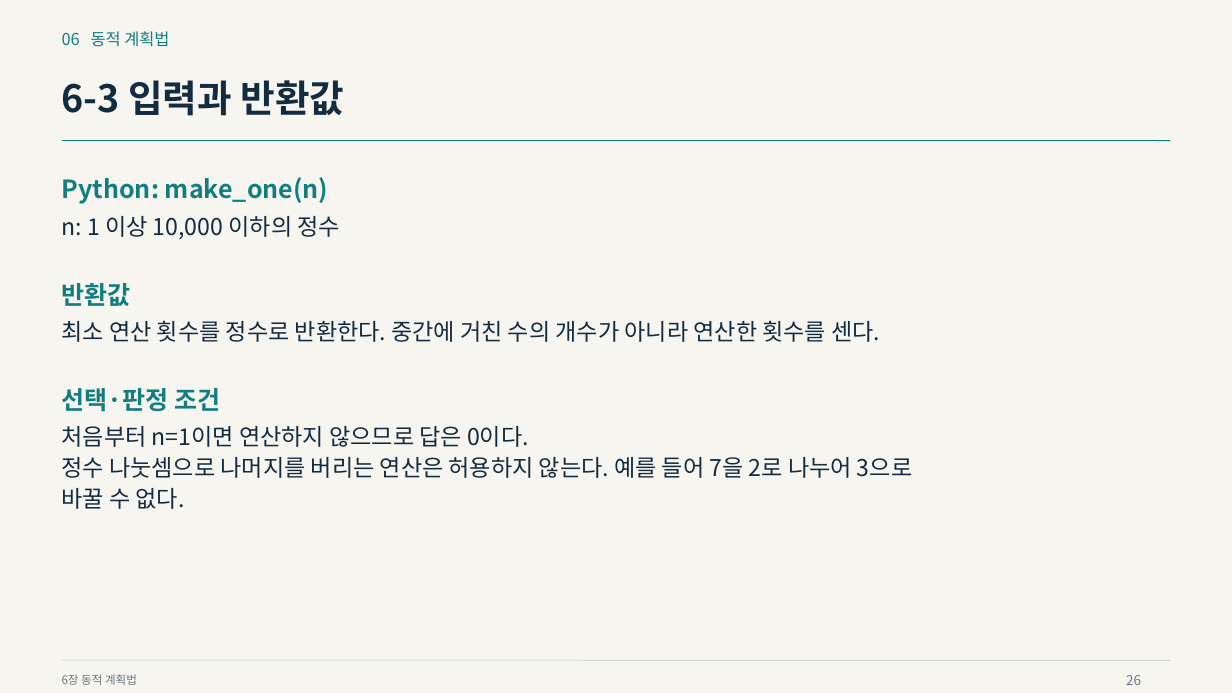
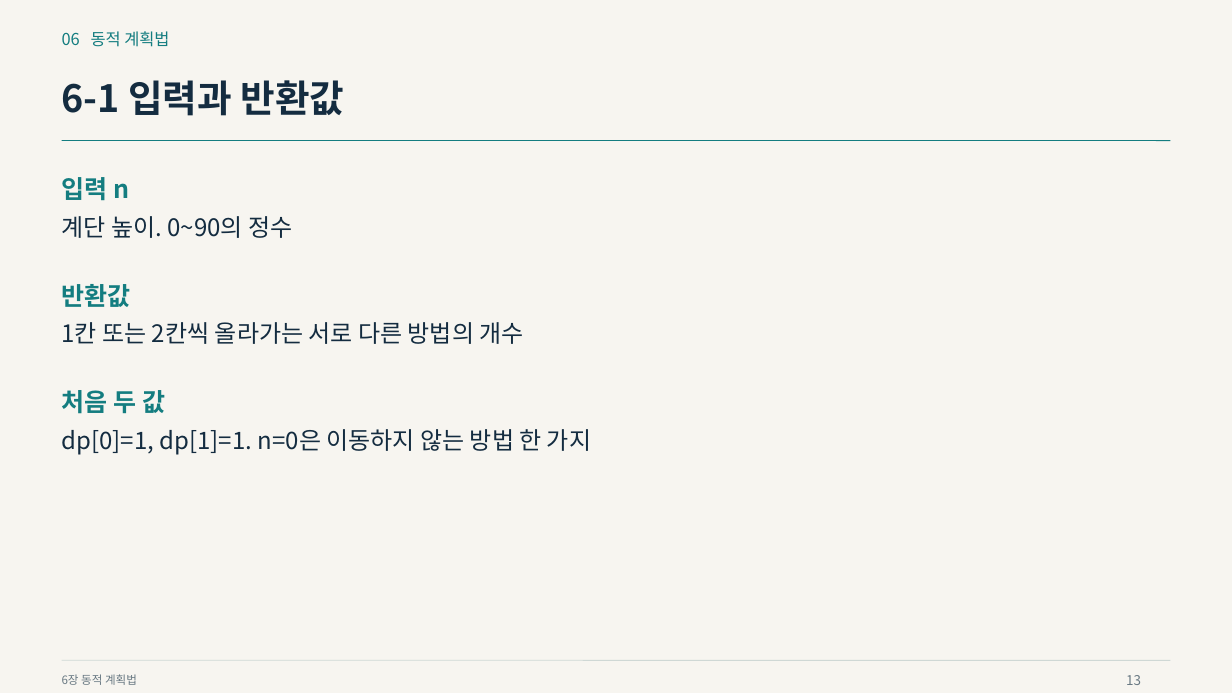
Before and after one commit to Sangdon-Park/Sangdon-Park.github.io, a slide deck: slide 13 of data/알고리즘/6장_동적_계획법.pptx (slide 26 before the commit). Drawn at 1232x693 pixels with LibreOffice and Linux fonts; fonts in the diff are those of the drawing. Boxes give left, top, right and bottom in pixels: in the first picture for what was removed or moved away, otherwise in the second. Text is boxed around its words. In the diff, an @@ line names an element or a change of style, - is before the commit and + after.

```diff
--- a/data/알고리즘/6장_동적_계획법.pptx
+++ b/data/알고리즘/6장_동적_계획법.pptx
@@ text at [62,80,345,116]: text changed @@
-6-3 입력과 반환값
+6-1 입력과 반환값
@@ text at [62,177,129,201]: text changed @@
-Python: make_one(n)
+입력 n
@@ text at [62,216,292,238]: text changed; size 18 to 18.8 pt @@
-n: 1 이상 10,000 이하의 정수
+계단 높이. 0~90의 정수
@@ text at [62,322,524,344]: text changed; size 18 to 18.8 pt @@
-최소 연산 횟수를 정수로 반환한다. 중간에 거친 수의 개수가 아니라 연산한 횟수를 센다.
+1칸 또는 2칸씩 올라가는 서로 다른 방법의 개수
@@ text at [62,390,165,414]: text changed @@
-선택·판정 조건
+처음 두 값
@@ text at [62,429,591,455]: text changed; size 18 to 18.8 pt @@
-처음부터 n=1이면 연산하지 않으므로 답은 0이다.
-정수 나눗셈으로 나머지를 버리는 연산은 허용하지 않는다. 예를 들어 7을 2로 나누어 3으로
-바꿀 수 없다.
+dp[0]=1, dp[1]=1. n=0은 이동하지 않는 방법 한 가지
@@ text at [1126,675,1141,685]: text changed @@
-26
+13
```
Also in this commit, not shown: 37 other slides changed, 20 slides added, 9 slides removed, 22 other files.
